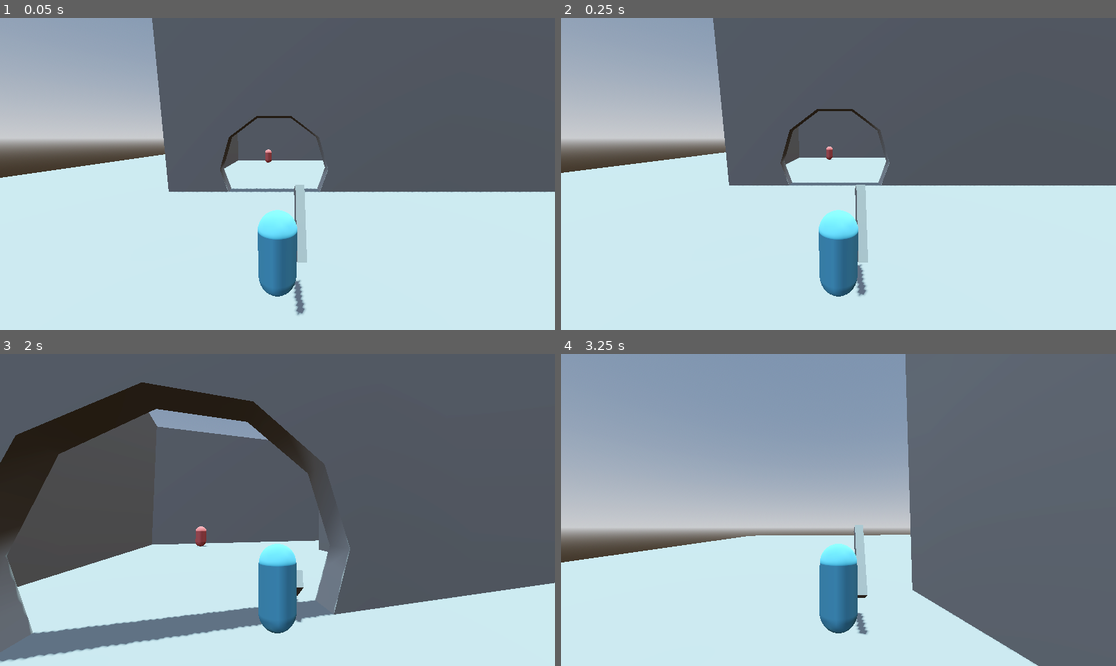
Above: before the commit, frames 1-4 (two rows, left to right).
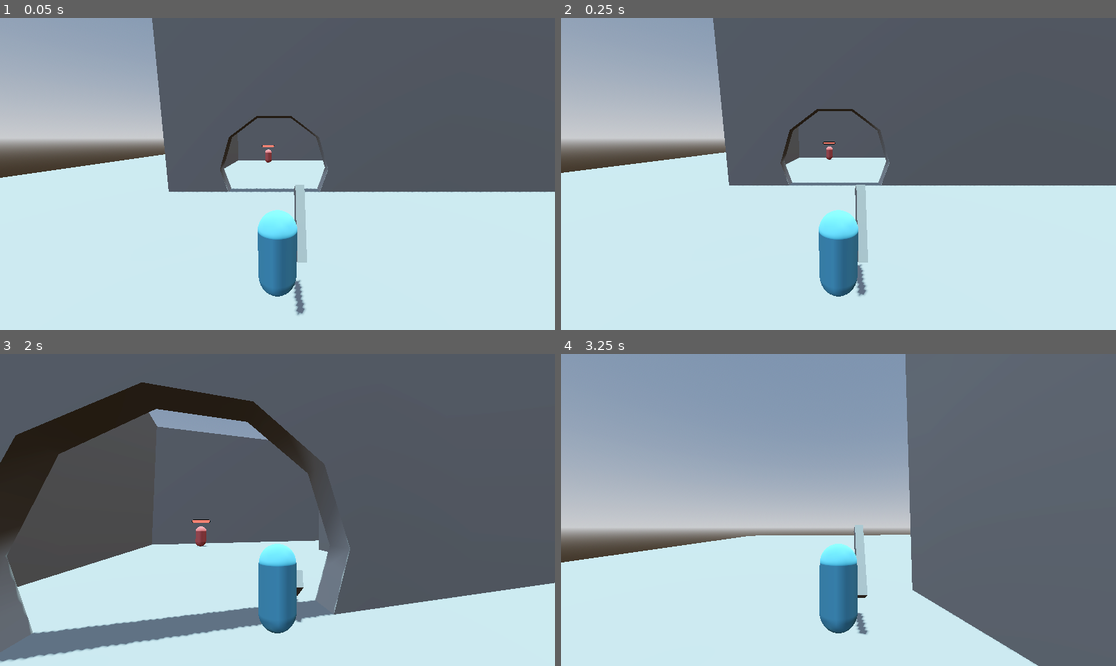
Above: after the commit, the same moments.

Repository: hollisma/mvm-30
Game: Godot game, scene res://scenes/system/main.tscn
Two runs of this game, one before a commit and one after it. Both use one fixed random seed, a clock stepped at 60 frames per second and the inputs below.
Inputs (mouse positions are in pixels of both pictures, inside the frame that each line leads up to):
- Up to frame 1 (0.05 s): no input
- Up to frame 2 (0.25 s): no input
- Up to frame 3 (2 s): tap Enter at 0.5 s; move the mouse to (249, 572) at 0.52 s; hold W (forward) from 0.53 s (still down); click (249, 572) at 0.6 s; tap Space (jump) at 0.77, 1.52 s; move the mouse to (316, 513) at 1.27 s; click (316, 513) at 1.35 s
- Up to frame 4 (3.25 s): move the mouse to (794, 506) at 2.02 s; tap ` (dev_freefly) at 2.1 s; click (794, 506) at 2.3 s; move the mouse to (844, 510) at 2.77 s; release W (forward) at 2.78 s; hold A (left) from 2.78 s (still down); tap Shift (sprint) at 2.85 s; tap Space (jump) at 3.02 s; click (844, 510) at 3.05 s

The runs differ from the first frame. In frame 1, less than 0.1% of the frame differs, in the area x 47-50%, y 40-42%; in frame 2, less than 0.1%; in frame 3, less than 0.1%, in the area x 34-38%, y 53-55%; in frame 4, nothing differs.

Commit message:
create health bar for enemies

Diff:
--- a/scenes/enemies/enemy.gd
+++ b/scenes/enemies/enemy.gd
@@ -1,15 +1,19 @@
 extends CharacterBody3D
 class_name Enemy
+
 @onready var damageable := $Damageable
+@onready var health_bar = $HealthBar
 
-@export var health := 25.0
+@export var health := 5.0
 
 func _ready():
 	damageable.init(health, "Enemy")
 	damageable.died.connect(_do_death)
+	health_bar.init(health)
 
 func take_damage(amount: float):
 	damageable.take_damage(amount)
+	health_bar.set_health(damageable.health)
 
 func _do_death():
 	queue_free()
--- a/scenes/enemies/enemy.tscn
+++ b/scenes/enemies/enemy.tscn
@@ -1,7 +1,8 @@
-[gd_scene load_steps=6 format=3 uid="uid://drbmj5iomp844"]
+[gd_scene load_steps=7 format=3 uid="uid://drbmj5iomp844"]
 
 [ext_resource type="Script" uid="uid://dpeobbewa5hyq" path="res://scenes/enemies/enemy.gd" id="1_6xk8f"]
 [ext_resource type="PackedScene" uid="uid://dth1id2rekshn" path="res://scenes/interfaces/damageable.tscn" id="2_8e3ao"]
+[ext_resource type="PackedScene" uid="uid://beax78p4udixi" path="res://scenes/enemies/health_bar.tscn" id="3_38ino"]
 
 [sub_resource type="StandardMaterial3D" id="StandardMaterial3D_6xk8f"]
 albedo_color = Color(0.88, 0.41360003, 0.41360003, 1)
@@ -21,3 +22,6 @@
 shape = SubResource("CapsuleShape3D_8e3ao")
 
 [node name="Damageable" parent="." unique_id=710555215 instance=ExtResource("2_8e3ao")]
+
+[node name="HealthBar" parent="." unique_id=1092299156 instance=ExtResource("3_38ino")]
+transform = Transform3D(1, 0, 0, 0, 1, 0, 0, 0, 1, 0, 1.5, 0)
--- /dev/null
+++ b/scenes/enemies/health_bar.gd
@@ -0,0 +1,18 @@
+extends Node3D
+
+@onready var health_bar := $SubViewport/HealthBar
+
+var _init := false
+var _max_value: float
+
+func init(max_health: float):
+	_max_value = max_health
+	health_bar.max_value = _max_value
+	health_bar.value = _max_value
+	_init = true
+
+func set_health(health: float):
+	if not _init:
+		push_warning("Health bar not initialized with max_health")
+		return
+	health_bar.value = health
--- /dev/null
+++ b/scenes/enemies/health_bar.tscn
@@ -0,0 +1,51 @@
+[gd_scene load_steps=5 format=3 uid="uid://beax78p4udixi"]
+
+[ext_resource type="Script" uid="uid://4jyw8otfiqfm" path="res://scenes/enemies/health_bar.gd" id="1_7khmv"]
+
+[sub_resource type="StyleBoxFlat" id="StyleBoxFlat_61m5h"]
+bg_color = Color(0.48570347, 0.48570353, 0.4857034, 1)
+border_width_left = 3
+border_width_top = 3
+border_width_right = 3
+border_width_bottom = 3
+border_color = Color(0, 0, 0, 1)
+corner_radius_top_left = 15
+corner_radius_top_right = 15
+corner_radius_bottom_right = 15
+corner_radius_bottom_left = 15
+corner_detail = 5
+
+[sub_resource type="StyleBoxFlat" id="StyleBoxFlat_7uoqh"]
+bg_color = Color(0.947594, 0.40092853, 0.3542608, 1)
+border_width_left = 3
+border_width_top = 3
+border_width_right = 3
+border_width_bottom = 3
+border_color = Color(0, 0, 0, 1)
+corner_radius_top_left = 15
+corner_radius_top_right = 15
+corner_radius_bottom_right = 15
+corner_radius_bottom_left = 15
+
+[sub_resource type="ViewportTexture" id="ViewportTexture_61m5h"]
+viewport_path = NodePath("SubViewport")
+
+[node name="HealthBarPivot" type="Node3D" unique_id=1092299156]
+script = ExtResource("1_7khmv")
+
+[node name="SubViewport" type="SubViewport" parent="." unique_id=663859328]
+transparent_bg = true
+size = Vector2i(189, 36)
+render_target_update_mode = 4
+
+[node name="HealthBar" type="ProgressBar" parent="SubViewport" unique_id=1840773592]
+offset_right = 185.0
+offset_bottom = 34.0
+theme_override_styles/background = SubResource("StyleBoxFlat_61m5h")
+theme_override_styles/fill = SubResource("StyleBoxFlat_7uoqh")
+value = 50.0
+show_percentage = false
+
+[node name="Sprite3D" type="Sprite3D" parent="." unique_id=1562240804]
+billboard = 1
+texture = SubResource("ViewportTexture_61m5h")
--- a/scenes/objects/candy_cane_sword.gd
+++ b/scenes/objects/candy_cane_sword.gd
@@ -3,7 +3,7 @@
 
 @onready var collision_area: Area3D = $CollisionArea
 
-var _attack_power := 10
+var _attack_power := 2
 
 func _ready():
 	collision_area.body_entered.connect(_on_body_entered)
Not shown, added: scenes/enemies/health_bar.gd.uid
